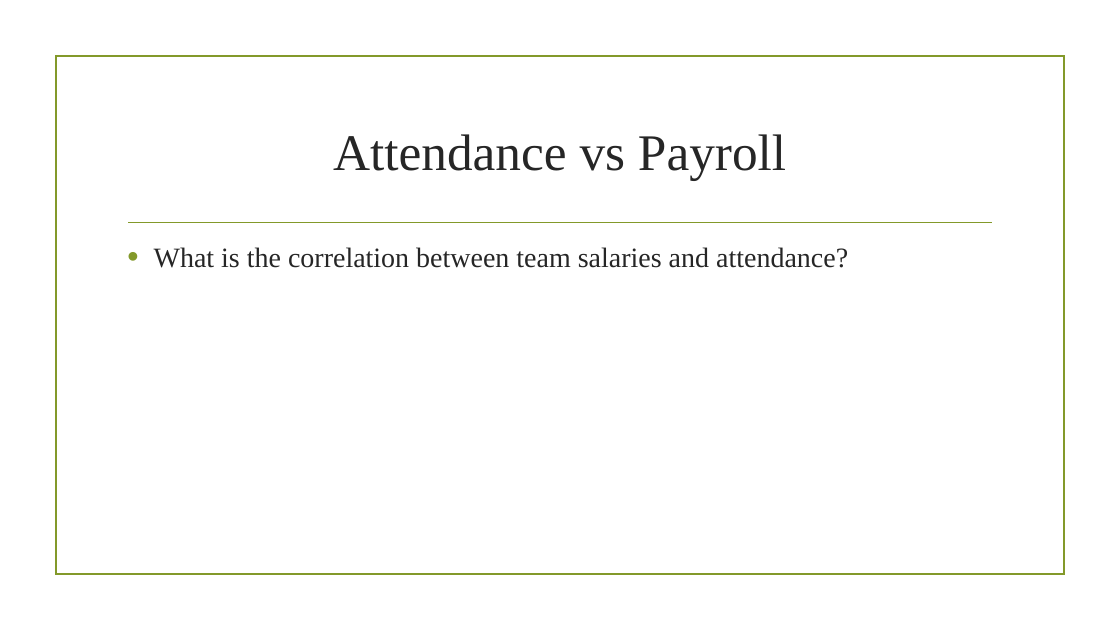
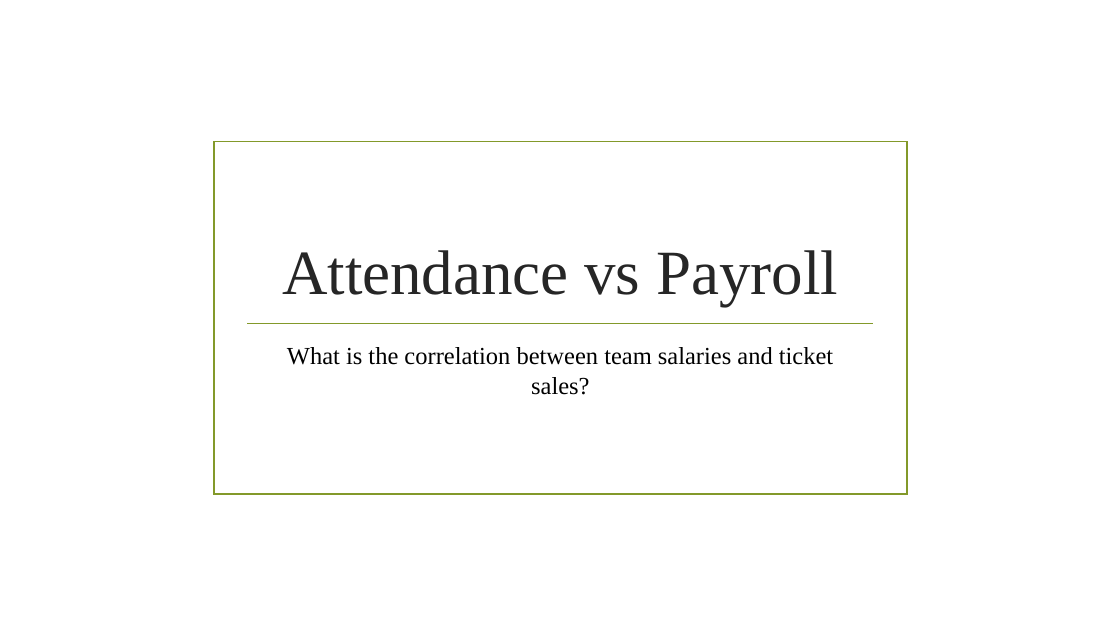
Before and after one commit to Dshashek/Red-Team-Project-1, a slide deck: slide 16 of Slides/Red Team Presentation.pptx. Drawn at 1120x630 pixels with LibreOffice and Linux fonts; fonts in the diff are those of the drawing; background and template pictures are left out. Boxes give left, top, right and bottom in pixels: in the first picture for what was removed or moved away, otherwise in the second. Text is boxed around its words. In the diff, an @@ line names an element or a change of style, - is before the commit and + after.

```diff
--- a/Slides/Red Team Presentation.pptx
+++ b/Slides/Red Team Presentation.pptx
@@ rectangle: place and size @@
-rectangle at box(55, 56, 1064, 575)
+rectangle at box(214, 142, 907, 494)
@@ title "Attendance vs Payroll": place and size @@
-title "Attendance vs Payroll" at box(333, 134, 786, 181)
+title "Attendance vs Payroll" at box(282, 250, 838, 306)
@@ title "Attendance vs Payroll" at box(282, 250, 838, 306): size 44 to 54 pt; vertical alignment middle to bottom @@
@@ line moved from (129, 223) - (992, 223) to (247, 323) - (874, 323) @@
@@ subtitle at box(287, 347, 833, 395): text changed; size 24 to 21 pt; text colour #262626 to #000000 @@
-• What is the correlation between team salaries and attendance?
+What is the correlation between team salaries and ticket sales?
```
Also in this commit, not shown: 10 other slides changed, 2 slides added, 5 other files.
